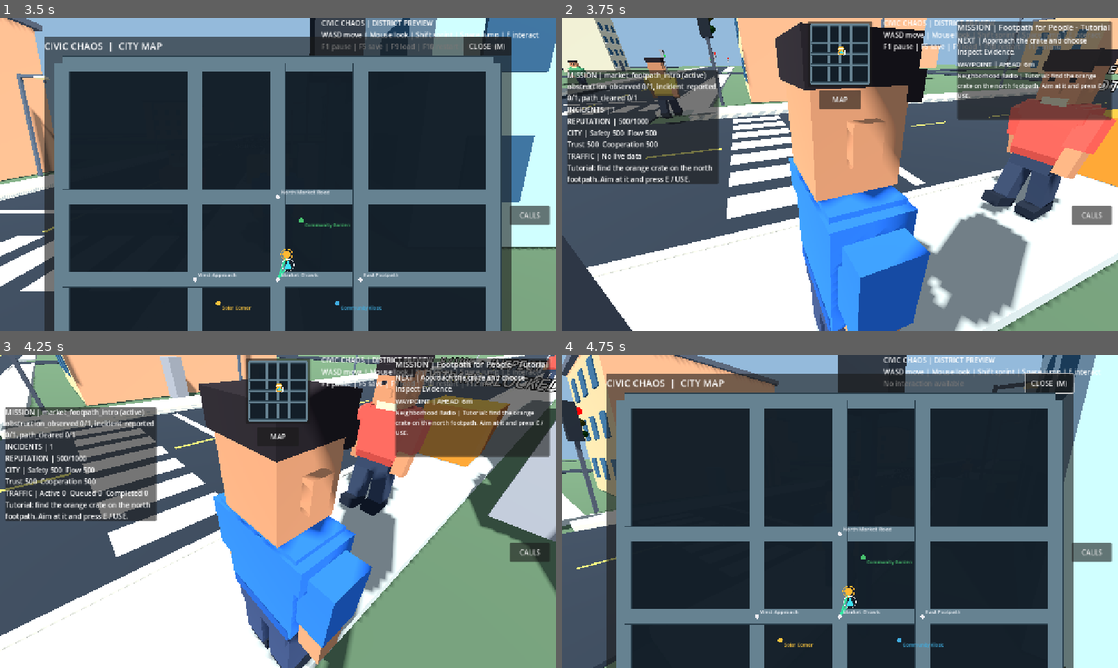
Above: before the commit, frames 1-4 (two rows, left to right).
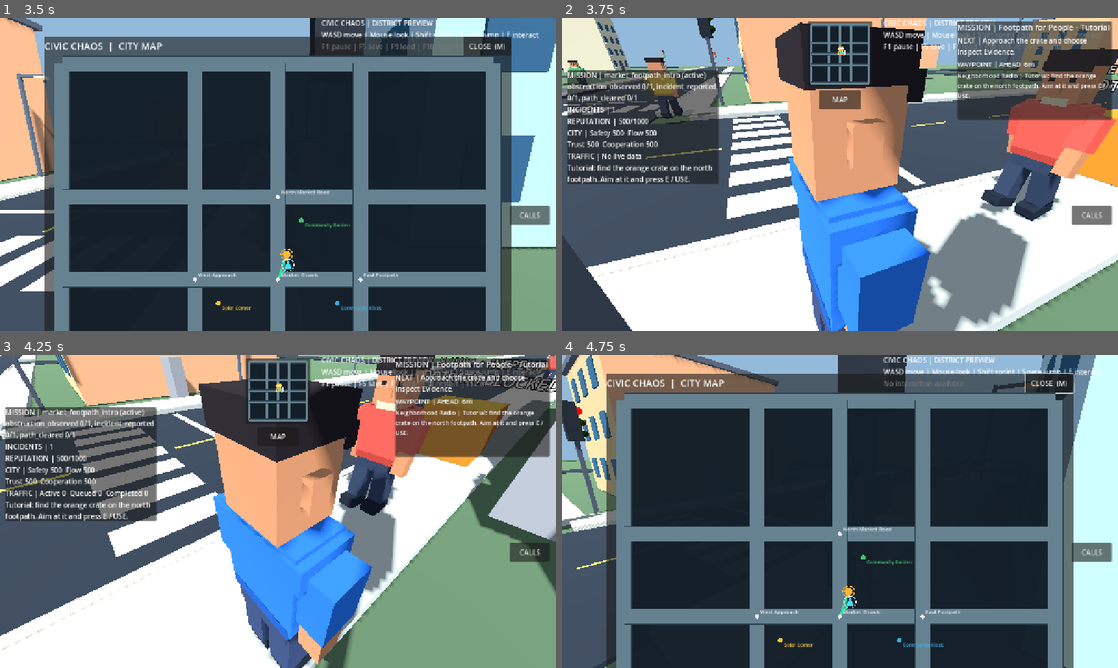
Above: after the commit, the same moments.

Repository: gauravprajapat-23/civic-chaos
Game: Godot game, scene res://scenes/core/menu.tscn
The game is run twice, just before and just after one commit, with the same random seed, the same clock (stepped at 60 frames per second) and the same inputs.
Inputs (mouse positions are in pixels of both pictures, inside the frame that each line leads up to):
- Up to frame 1 (3.5 s): click "START STORY" at 0.5 s; click "MAP" at 1.25 s; click "CALLS" at 2 s; tap Enter at 2.75 s; move the mouse to (400, 158) at 2.77 s; hold D (move_right) from 2.78 s (still down); hold E (interact) from 2.78 s (still down); click (400, 158) at 2.92 s; tap Space (jump) at 3.02 s
- Up to frame 2 (3.75 s): release D (move_right) at 3.5 s; release E (interact) at 3.5 s; tap F10 (restart_game) at 3.5 s; drag from (728, 190) to (812, 237) at 3.52 s
- Up to frame 3 (4.25 s): no input
- Up to frame 4 (4.75 s): tap E (interact) at 4.25 s; move the mouse to (851, 505) at 4.27 s; hold W (move_forward) from 4.28 s (still down); tap M at 4.35 s

Frame 1 is identical in both runs. In frame 2, 0.1% of the frame differs, in the area x 28-72%, y 25-33%; in frame 3, 0.1%, in the area x 0-68%, y 7-27%; in frame 4, less than 0.1%.

Commit message:
feat(car-art): add real right-hand driver, seats and steering in translucent cabin [skip ci]

Diff:
--- a/scripts/traffic/vehicle_visuals.gd
+++ b/scripts/traffic/vehicle_visuals.gd
@@ -19,6 +19,10 @@
 var _hub_finish: StandardMaterial3D
 var _headlamp: StandardMaterial3D
 var _tail: StandardMaterial3D
+var _upholstery: StandardMaterial3D
+var _uniform: StandardMaterial3D
+var _skin: StandardMaterial3D
+var _hair: StandardMaterial3D
 var _color_slot: int = 0
 var _braking: bool = false
 
@@ -37,12 +41,23 @@
     _hub_finish = _material(Color(0.46, 0.50, 0.54), 0.41, 0.62)
     _headlamp = _material(Color(0.88, 0.90, 0.81), 0.30)
     _tail = _material(Color(0.66, 0.09, 0.07), 0.34)
+    _upholstery = _material(Color(0.20, 0.23, 0.24), 0.91)
+    _uniform = _material(Color(0.25, 0.43, 0.54), 0.91)
+    _skin = _material(Color(0.58, 0.34, 0.22), 0.93)
+    _hair = _material(Color(0.095, 0.075, 0.067), 0.94)
+    # Keep tinted automotive glass readable, but allow the actual driver to
+    # be seen. Per-mesh transparency is presentation-only, never collision.
+    _glass.albedo_color = Color(0.10, 0.17, 0.23, 0.32)
+    _glass.transparency = BaseMaterial3D.TRANSPARENCY_ALPHA
+    _glass.depth_draw_mode = BaseMaterial3D.DEPTH_DRAW_DISABLED
+    _glass.cull_mode = BaseMaterial3D.CULL_DISABLED
     _headlamp.emission_enabled = true
     _headlamp.emission = Color(0.36, 0.34, 0.22)
     _tail.emission_enabled = true
     _tail.emission = Color(0.24, 0.015, 0.015)
     _reshape_legacy()
     _build_details()
+    _build_driver_and_interior()
 
 static func _material(color: Color, rough: float, metallic: float = 0.0) -> StandardMaterial3D:
     var value := StandardMaterial3D.new()
@@ -61,11 +76,11 @@
         base.position = Vector3(0, 0.58, 0)
         base.material_override = _paint
     if cabin != null:
-        # A tapered six-sided cabin replaces the rectangular shoebox roof.
-        # Roof pillars slope inwards and the front/rear glazing tilts back.
+        # The old six-sided opaque cabin shell hid all interior occupants.
+        # Keep the tapered geometry as a frame, not an opaque enclosure.
         cabin.mesh = _tapered_cabin()
         cabin.position = Vector3(0, 1.035, 0.10)
-        cabin.material_override = _paint
+        cabin.material_override = _glass
 
 func _tapered_cabin() -> ArrayMesh:
     var corners: Array[Vector3] = [
@@ -116,6 +131,74 @@
     item.material_override = surface
     item.cast_shadow = GeometryInstance3D.SHADOW_CASTING_SETTING_OFF
     add_child(item)
+
+## A visible, seated low-poly driver on the RIGHT (Indian road traffic).
+## All children are MeshInstance3D with no physics, scripts or gameplay input.
+## Keep the head inside the cabin roof and away from the windscreen plane.
+func _build_driver_and_interior() -> void:
+    _box("CabinFloor", Vector3(0, 0.825, 0.12),
+        Vector3(1.29, 0.055, 1.55), _upholstery)
+    for side in [-1, 1]:
+        var x: float = float(side) * 0.34
+        var label: String = "L" if side < 0 else "R"
+        _box("FrontSeat_" + label, Vector3(x, 0.99, -0.12),
+            Vector3(0.43, 0.34, 0.42), _upholstery)
+        _box("SeatBack_" + label, Vector3(x, 1.17, 0.12),
+            Vector3(0.42, 0.43, 0.11), _upholstery)
+        _box("HeadRest_" + label, Vector3(x, 1.37, 0.13),
+            Vector3(0.23, 0.17, 0.13), _upholstery)
+    # Right-hand-drive steering column and simple circular wheel.
+    _box("Dashboard", Vector3(0, 0.96, -0.61),
+        Vector3(1.23, 0.13, 0.22), _trim)
+    _box("SteeringHub", Vector3(0.35, 1.073, -0.46),
+        Vector3(0.075, 0.075, 0.12), _metal)
+    var wheel := MeshInstance3D.new()
+    wheel.name = "SteeringWheel"
+    var rim := TorusMesh.new()
+    rim.inner_radius = 0.105
+    rim.outer_radius = 0.136
+    rim.rings = 6
+    rim.ring_segments = 12
+    wheel.mesh = rim
+    wheel.rotation.x = 0.48
+    wheel.position = Vector3(0.35, 1.10, -0.49)
+    wheel.material_override = _trim
+    wheel.cast_shadow = GeometryInstance3D.SHADOW_CASTING_SETTING_OFF
+    add_child(wheel)
+    # The torso and head are true geometry behind glass, not a UI decal.
+    _box("DriverTorso", Vector3(0.34, 1.16, -0.09),
+        Vector3(0.35, 0.32, 0.22), _uniform)
+    _box("DriverNeck", Vector3(0.34, 1.34, -0.10),
+        Vector3(0.10, 0.08, 0.11), _skin)
+    _sphere("DriverHead", Vector3(0.34, 1.47, -0.12),
+        0.135, _skin)
+    _box("DriverHair", Vector3(0.34, 1.58, -0.13),
+        Vector3(0.26, 0.065, 0.24), _hair)
+    for side in [-1, 1]:
+        var x: float = 0.34 + float(side) * 0.14
+        _box("DriverArm_%d" % side, Vector3(x, 1.12, -0.29),
+            Vector3(0.095, 0.105, 0.34), _uniform)
+    # A visible A/B-pillar gives window structure without an opaque cabin.
+    for side in [-1, 1]:
+        var x: float = float(side) * 0.64
+        _box("WindshieldPillar_%d" % side, Vector3(x, 1.095, -0.61),
+            Vector3(0.055, 0.43, 0.065), _trim, -0.44)
+        _box("RearPillar_%d" % side, Vector3(x, 1.095, 0.69),
+            Vector3(0.055, 0.41, 0.075), _trim, 0.40)
+
+func _sphere(name: String, location: Vector3, radius: float, surface: Material) -> void:
+    var part := MeshInstance3D.new()
+    part.name = name
+    var shape := SphereMesh.new()
+    shape.radius = radius
+    shape.height = radius * 2.0
+    shape.radial_segments = 10
+    shape.rings = 5
+    part.mesh = shape
+    part.position = location
+    part.material_override = surface
+    part.cast_shadow = GeometryInstance3D.SHADOW_CASTING_SETTING_OFF
+    add_child(part)
 
 func _hub(name: String, location: Vector3) -> void:
     var item := MeshInstance3D.new()
